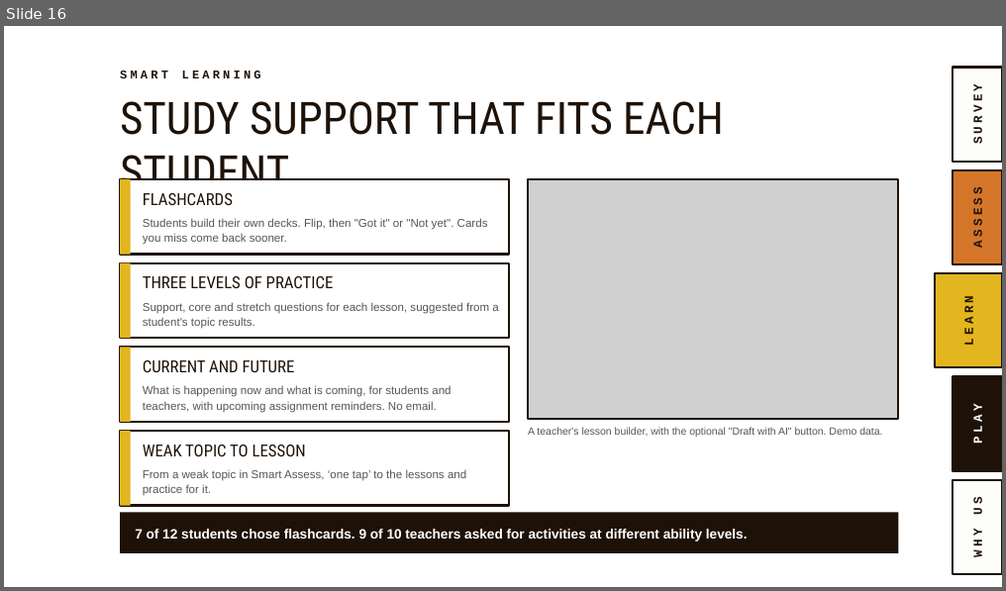
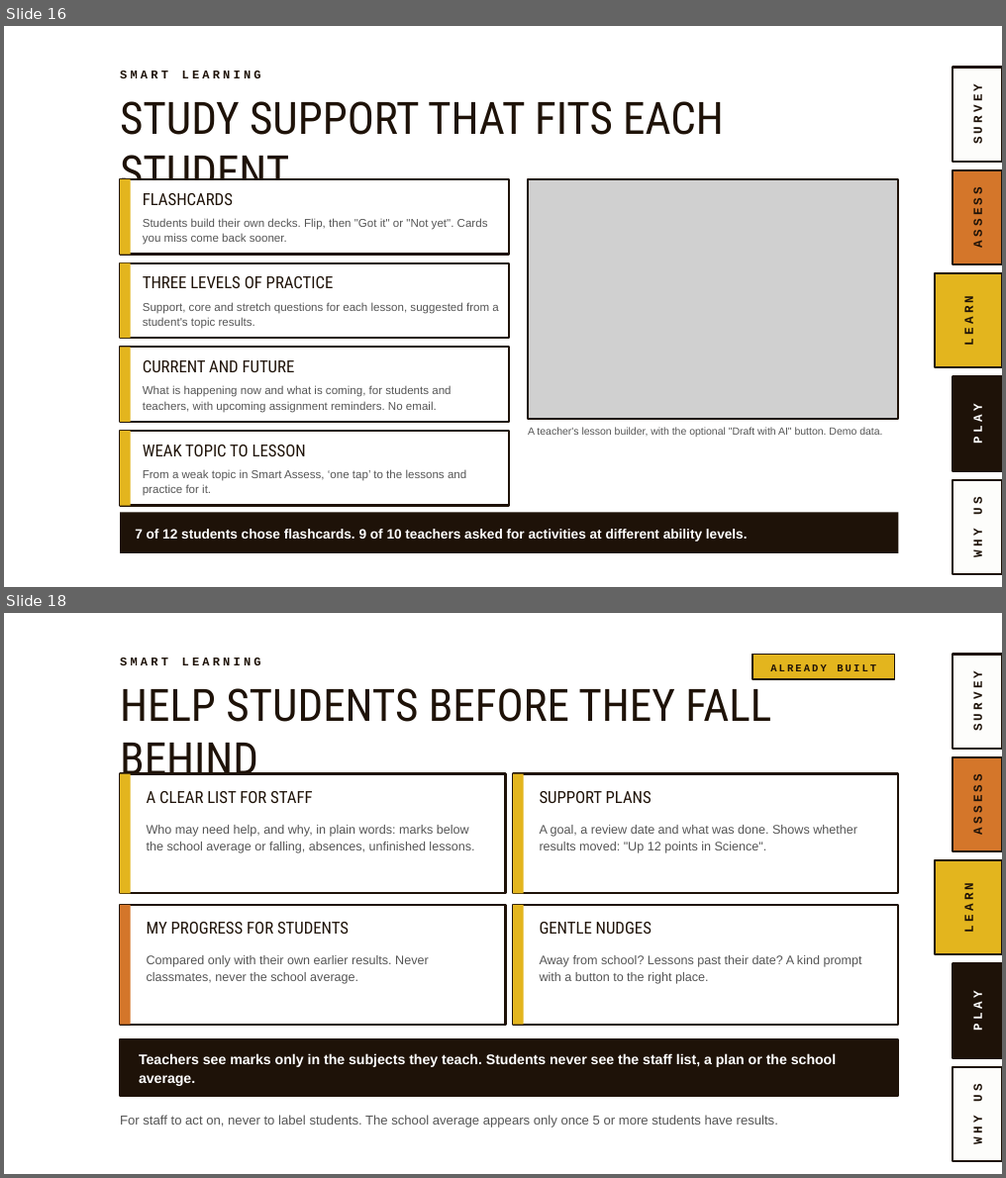
Before and after one commit to MrStevenGordon/exam-platform, a slide deck: marketing/presentation/Smart-Assess-Ja-Manchester-Presentation-v2.pptx. Shown one above the other, each under a label of ours: slide 16 before the commit, slides 16 and 18 after it; the slides between them are not shown. The pictures are 1006x591 and 1006x1178 pixels, drawn with LibreOffice and Linux fonts; fonts in the diff are those of the drawing; grey boxes stand for pictures; background and template pictures are left out. Boxes give left, top, right and bottom in pixels: in the first picture for what was removed or moved away, otherwise in the second. Text is boxed around its words. In the diff, an @@ line names an element or a change of style, - is before the commit and + after.

```diff
--- a/marketing/presentation/Smart-Assess-Ja-Manchester-Presentation-v2.pptx
+++ b/marketing/presentation/Smart-Assess-Ja-Manchester-Presentation-v2.pptx
@@ slide 18 added at (x1=4, y1=613, x2=1002, y2=1174), background picture (left out) @@
@@ text added at (x1=120, y1=658, x2=168, y2=665), 11.5 pt, text #1E1208, bold @@
+SMART LEARNING
@@ rectangle added at (x1=752, y1=655, x2=895, y2=679), fill #E3B51E, outline #1E1208 1.5 pt @@
@@ text added at (x1=770, y1=664, x2=876, y2=671), 10 pt, text #1E1208, bold @@
+ALREADY BUILT
@@ rectangle added at (x1=952, y1=655, x2=1002, y2=749), fill #FDFDFB, outline #1E1208 2 pt @@
@@ text added at (x1=120, y1=679, x2=771, y2=785), 43 pt, text #1E1208 @@
+HELP STUDENTS BEFORE THEY FALL BEHIND
@@ text added at (x1=972, y1=677, x2=986, y2=730), 12 pt, text #1E1208, bold @@
+SURVEY
@@ rectangle added at (x1=952, y1=758, x2=1002, y2=852), fill #D4762A, outline #1E1208 2 pt @@
@@ rectangle added at (x1=120, y1=774, x2=506, y2=894), fill #FFFFFF, outline #1E1208 2 pt @@
@@ rectangle added at (x1=120, y1=774, x2=131, y2=894), fill #E3B51E @@
@@ rectangle added at (x1=513, y1=774, x2=899, y2=894), fill #FFFFFF, outline #1E1208 2 pt @@
@@ rectangle added at (x1=513, y1=774, x2=524, y2=894), fill #E3B51E @@
@@ text added at (x1=972, y1=780, x2=986, y2=833), 12 pt, text #1E1208, bold @@
+ASSESS
@@ text added at (x1=147, y1=791, x2=313, y2=803), 16 pt, text #1E1208 @@
+A CLEAR LIST FOR STAFF
@@ text added at (x1=540, y1=791, x2=651, y2=803), 16 pt, text #1E1208 @@
+SUPPORT PLANS
@@ text added at (x1=147, y1=825, x2=474, y2=854), 12 pt, text #555555 @@
+Who may need help, and why, in plain words: marks below the school average or falling, absences, unfinished lessons.
@@ text added at (x1=540, y1=825, x2=857, y2=854), 12 pt, text #555555 @@
+A goal, a review date and what was done. Shows whether results moved: "Up 12 points in Science".
@@ rectangle added at (x1=935, y1=861, x2=1002, y2=956), fill #E3B51E, outline #1E1208 2 pt @@
@@ rectangle added at (x1=120, y1=905, x2=506, y2=1025), fill #FFFFFF, outline #1E1208 2 pt @@
@@ rectangle added at (x1=120, y1=905, x2=131, y2=1025), fill #D4762A @@
@@ rectangle added at (x1=513, y1=905, x2=899, y2=1025), fill #FFFFFF, outline #1E1208 2 pt @@
@@ rectangle added at (x1=513, y1=905, x2=524, y2=1025), fill #E3B51E @@
@@ text added at (x1=962, y1=888, x2=976, y2=932), 12 pt, text #1E1208, bold @@
+LEARN
@@ text added at (x1=147, y1=922, x2=349, y2=934), 16 pt, text #1E1208 @@
+MY PROGRESS FOR STUDENTS
@@ text added at (x1=540, y1=922, x2=651, y2=934), 16 pt, text #1E1208 @@
+GENTLE NUDGES
@@ text added at (x1=147, y1=956, x2=429, y2=984), 12 pt, text #555555 @@
+Compared only with their own earlier results. Never classmates, never the school average.
@@ text added at (x1=540, y1=956, x2=862, y2=984), 12 pt, text #555555 @@
+Away from school? Lessons past their date? A kind prompt with a button to the right place.
@@ rectangle added at (x1=952, y1=964, x2=1002, y2=1059), fill #1E1208, outline #1E1208 2 pt @@
@@ text added at (x1=972, y1=995, x2=986, y2=1030), 12 pt, text #FFFFFF, bold @@
+PLAY
@@ rectangle added at (x1=120, y1=1040, x2=899, y2=1096), fill #1E1208, outline #1E1208 2 pt @@
@@ text added at (x1=139, y1=1054, x2=836, y2=1086), 13.5 pt, text #FFFFFF, bold @@
+Teachers see marks only in the subjects they teach. Students never see the staff list, a plan or the school average.
@@ rectangle added at (x1=952, y1=1067, x2=1002, y2=1161), fill #FDFDFB, outline #1E1208 2 pt @@
@@ text added at (x1=972, y1=1085, x2=986, y2=1145), 12 pt, text #1E1208, bold @@
+WHY US
@@ text added at (x1=120, y1=1115, x2=778, y2=1128), 12.5 pt, text #555555 @@
+For staff to act on, never to label students. The school average appears only once 5 or more students have results.
```
Also in this commit, not shown: 1 slide changed, 2 other slides added, 2 other files.
